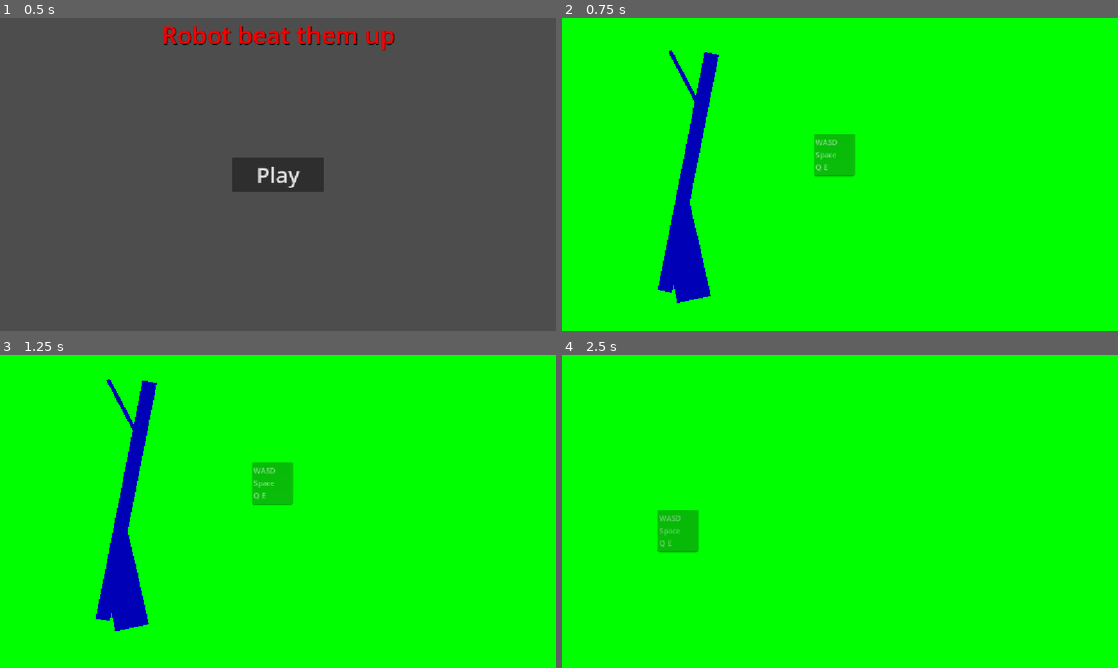
Above: before the commit, frames 1-4 (two rows, left to right).
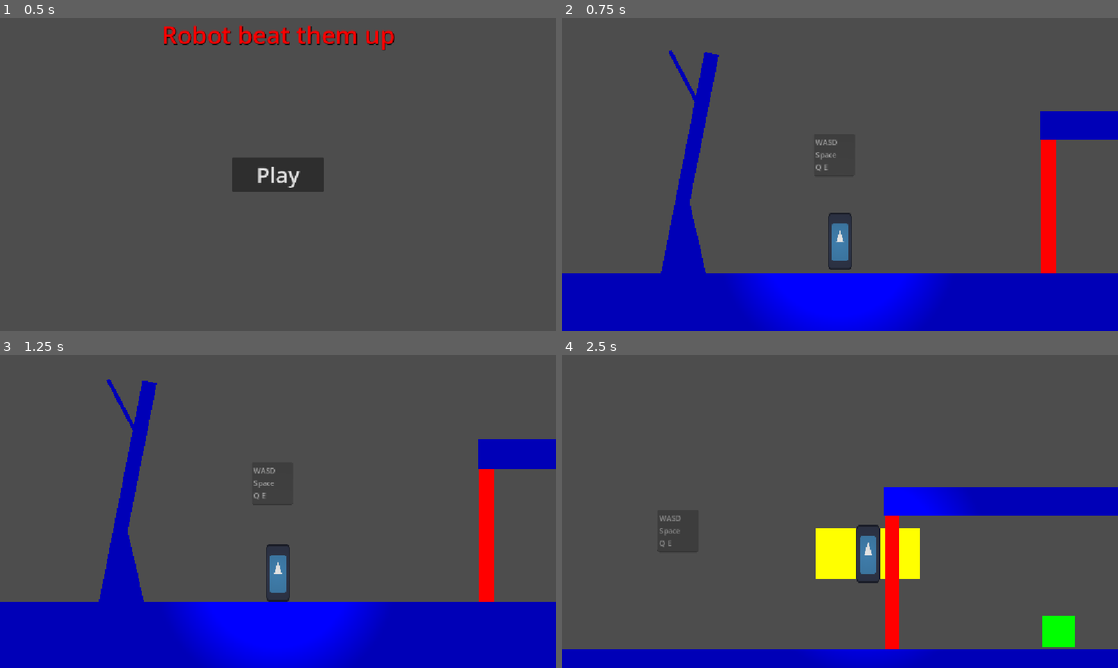
Above: after the commit, the same moments.

Repository: Triopking/Beat-Them-Up
Game: Godot game, scene res://Scenes/menu.tscn
Same seed, same stepped clock (60 frames per second), same inputs: the game is played once before the commit and once after it. The engine's default icon, where the game draws it, is replaced by a stand-in: a white triangle on a blue panel in a dark square.
Inputs:
- Up to frame 1 (0.5 s): no input
- Up to frame 2 (0.75 s): click "Play" at 0.5 s
- Up to frame 3 (1.25 s): no input
- Up to frame 4 (2.5 s): hold D (Right) from 1.28 s (still down); tap Q (AttackL) at 1.35 s; tap Space (Jump) at 1.52, 2.27 s; tap E (AttackR) at 2.1 s

Frame 1 is identical in both runs. In frame 2, 97% of the frame differs, in the area x 0-100%, y 0-100%; in frame 3, 97%; in frame 4, 99%.

Commit message:
background shape

Diff:
--- a/mechanic-gaunlet/Scenes/background_shape.tscn
+++ b/mechanic-gaunlet/Scenes/background_shape.tscn
@@ -1,11 +1,5 @@
-[gd_scene format=3 uid="uid://y38eqbh34miv"]
+[gd_scene format=3 uid="uid://b8o7wkpeujrfh"]
 
-[sub_resource type="Gradient" id="Gradient_r76ko"]
-offsets = PackedFloat32Array(1)
-colors = PackedColorArray(0, 1, 0, 1)
-
-[sub_resource type="GradientTexture2D" id="GradientTexture2D_nx5us"]
-gradient = SubResource("Gradient_r76ko")
-
-[node name="Background_Shape" type="Sprite2D" unique_id=523277365]
-texture = SubResource("GradientTexture2D_nx5us")
+[node name="Background_shape" type="Polygon2D" unique_id=1222826091]
+color = Color(0, 1, 0, 1)
+polygon = PackedVector2Array(0, 0, 71, 0, 70, 69, 0, 69)
--- a/mechanic-gaunlet/Scenes/first_level.tscn
+++ b/mechanic-gaunlet/Scenes/first_level.tscn
@@ -15,27 +15,6 @@
 
 [node name="Player" parent="." unique_id=1843922582 instance=ExtResource("2_aqlmp")]
 position = Vector2(543, 561)
-
-[node name="World_Border" type="StaticBody2D" parent="." unique_id=538787465]
-metadata/_edit_lock_ = true
-
-[node name="CollisionShape2D" type="CollisionShape2D" parent="World_Border" unique_id=527409986]
-position = Vector2(536, 648)
-shape = SubResource("WorldBoundaryShape2D_ccbq8")
-
-[node name="1D_Shape" parent="." unique_id=825557474 instance=ExtResource("3_3qicx")]
-position = Vector2(994.8949, 500.9264)
-rotation = 1.5707964
-scale = Vector2(4.592224, 0.4967146)
-
-[node name="Basic Shape2" parent="." unique_id=391385206 instance=ExtResource("1_fu4at")]
-position = Vector2(1454.5, 328)
-scale = Vector2(14.890625, 1)
-
-[node name="Background_Shape" parent="." unique_id=1767553559 instance=ExtResource("4_kin1b")]
-position = Vector2(1012.99994, 355)
-scale = Vector2(61.599995, 99.66666)
-polygon = PackedVector2Array(0, 3, 2.4597511, 3, 5.3246765, 2.9899669, 7.4837666, 3.080268, 6.4935074, 2.2575254, 5.4058456, 2.0267563, 5.600651, 0.9832778, 6.5746765, 1.4749165, 8.9610405, 0.83277607, 6.4935074, 2.2575254, 6.6071434, 2.9699001, 14.870132, 2.9598665, 14.870132, 0, 8.685066, -0.15050173, 0, 0)
 
 [node name="TextEdit" type="TextEdit" parent="." unique_id=1490564817]
 offset_left = 486.0
@@ -55,26 +34,47 @@
 middle_mouse_paste_enabled = false
 empty_selection_clipboard_enabled = false
 
-[node name="Basic Shape3" parent="." unique_id=1757493203 instance=ExtResource("1_fu4at")]
+[node name="World_Border" type="StaticBody2D" parent="." unique_id=538787465]
+metadata/_edit_lock_ = true
+
+[node name="CollisionShape2D" type="CollisionShape2D" parent="World_Border" unique_id=527409986]
+position = Vector2(536, 648)
+shape = SubResource("WorldBoundaryShape2D_ccbq8")
+
+[node name="World" type="Node2D" parent="." unique_id=1916299635]
+
+[node name="1D_Shape" parent="World" unique_id=825557474 instance=ExtResource("3_3qicx")]
+position = Vector2(994.8949, 500.9264)
+rotation = 1.5707964
+scale = Vector2(4.592224, 0.4967146)
+
+[node name="Basic Shape2" parent="World" unique_id=391385206 instance=ExtResource("1_fu4at")]
+position = Vector2(1454.5, 328)
+scale = Vector2(14.890625, 1)
+
+[node name="Basic Shape3" parent="World" unique_id=1757493203 instance=ExtResource("1_fu4at")]
 position = Vector2(213.794, 429.48132)
 rotation = 0.19474614
-scale = Vector2(0.49172497, 8.217369)
+scale = Vector2(0.49172497, 8.217368)
 
-[node name="Basic Shape4" parent="." unique_id=1721354334 instance=ExtResource("1_fu4at")]
+[node name="Basic Shape4" parent="World" unique_id=1721354334 instance=ExtResource("1_fu4at")]
 position = Vector2(206.5859, 227.54176)
-rotation = -0.4866406
+rotation = -0.48664063
 scale = Vector2(0.13246775, 2.1656756)
 
-[node name="Basic Shape5" parent="." unique_id=1595013776 instance=ExtResource("1_fu4at")]
+[node name="Basic Shape5" parent="World" unique_id=1595013776 instance=ExtResource("1_fu4at")]
 position = Vector2(213.87656, 647.31555)
 rotation = -0.21658778
-scale = Vector2(1.1525736, 1.8349478)
+scale = Vector2(1.1525736, 1.8349477)
 
-[node name="Basic Shape6" parent="." unique_id=801358637 instance=ExtResource("1_fu4at")]
+[node name="Basic Shape6" parent="World" unique_id=801358637 instance=ExtResource("1_fu4at")]
 position = Vector2(215.00002, 533)
-rotation = -0.23018128
+rotation = -0.23018126
 scale = Vector2(0.3281249, 1.6562499)
 
-[node name="Basic Shape7" parent="." unique_id=1815179301 instance=ExtResource("1_fu4at")]
+[node name="Basic Shape7" parent="World" unique_id=1815179301 instance=ExtResource("1_fu4at")]
 position = Vector2(205, 575)
 scale = Vector2(0.53125, 1.015625)
+
+[node name="Background_Shape" parent="." unique_id=523277365 instance=ExtResource("4_kin1b")]
+position = Vector2(1321, 575)
Not shown: 1 places in mechanic-gaunlet/Scenes/first_level.tscn that only renumber resources
